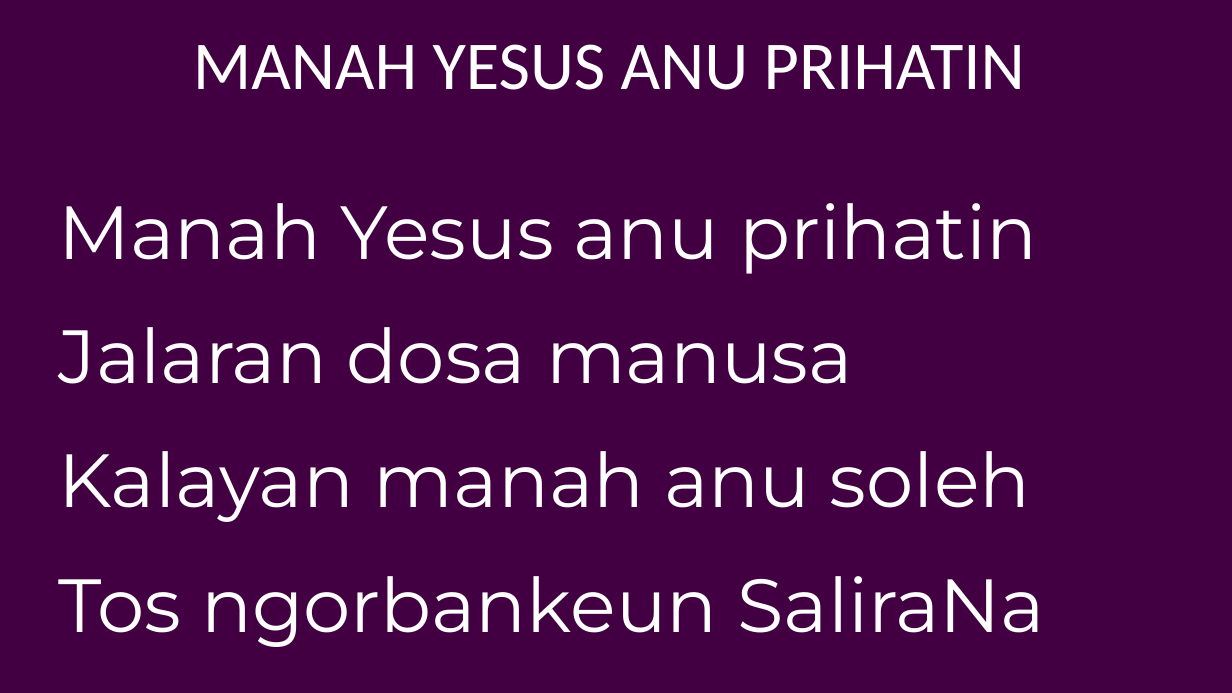
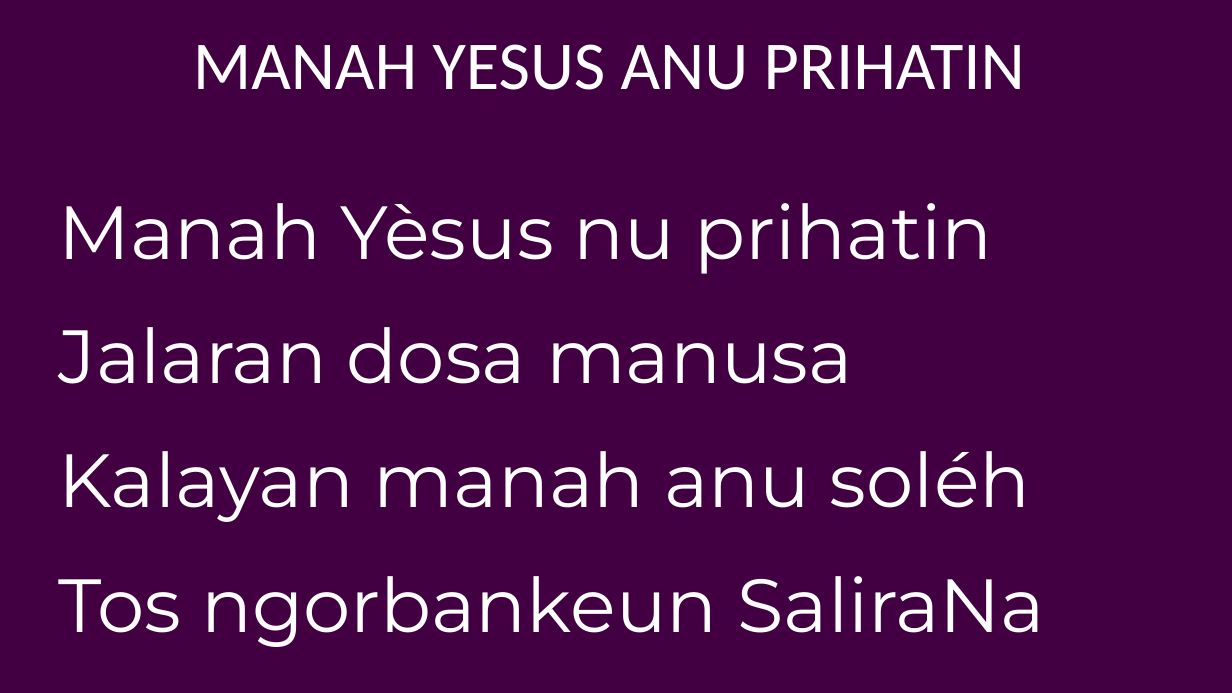
Before and after one commit to laurensius/Slide_Misa_KRC, a slide deck: slide 31 of 2021 02 tanggal 17 (Rabu Abu)/Bahasa Sunda (Pagi - Sore).pptx. Drawn at 1232x693 pixels with LibreOffice and Linux fonts; fonts in the diff are those of the drawing. Boxes give left, top, right and bottom in pixels: in the first picture for what was removed or moved away, otherwise in the second. Text is boxed around its words. In the diff, an @@ line names an element or a change of style, - is before the commit and + after.

```diff
--- a/2021 02 tanggal 17 (Rabu Abu)/Bahasa Sunda (Pagi - Sore).pptx
+++ b/2021 02 tanggal 17 (Rabu Abu)/Bahasa Sunda (Pagi - Sore).pptx
@@ text at [58, 203, 993, 274]: text changed @@
-Manah Yesus anu prihatin
+Manah Yèsus nu prihatin
@@ text at [58, 451, 1031, 522]: text changed @@
-Kalayan manah anu soleh
+Kalayan manah anu soléh
```
Also in this commit, not shown: 21 other slides changed, 31 other files.
